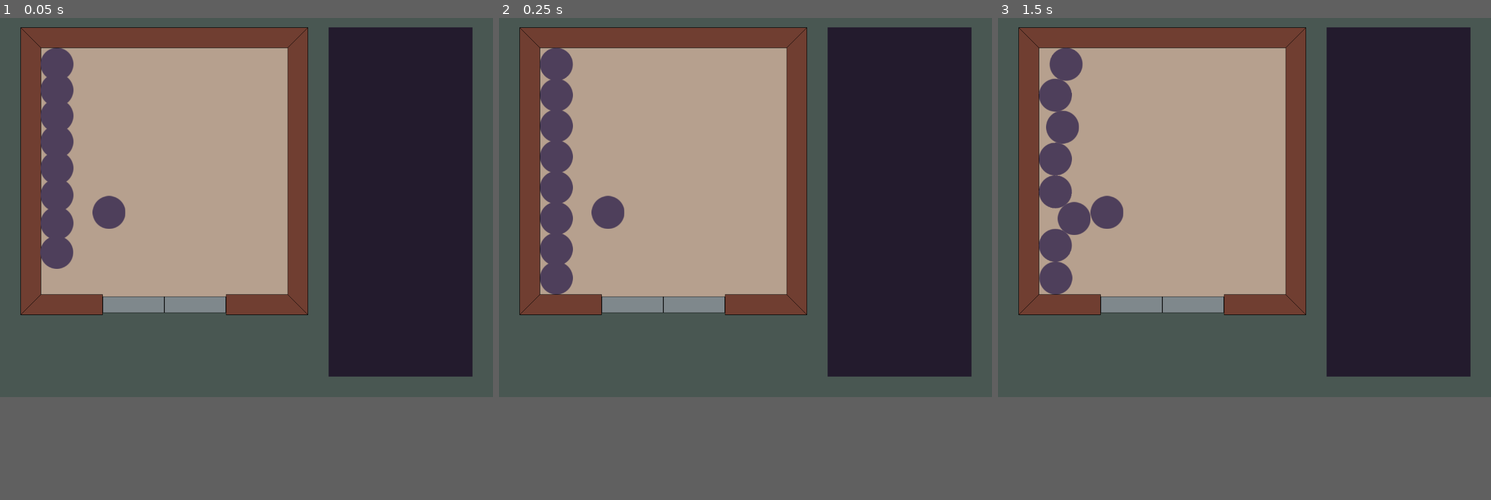
Above: before the commit, frames 1-3 (left to right).
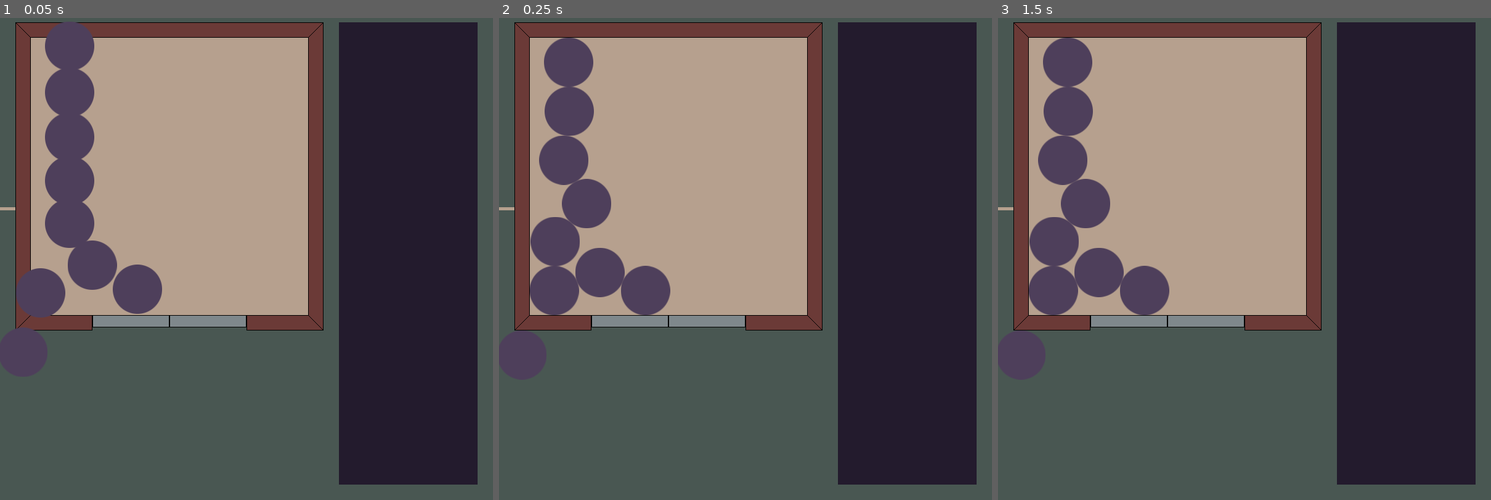
Above: after the commit, the same moments.

Repository: sudo-coffee/ld54
Game: Godot game, scene res://scenes/main_scene.tscn
Two runs of this game, one before a commit and one after it. Both use one fixed random seed, a clock stepped at 60 frames per second and the inputs below.
Inputs:
- Up to frame 1 (0.05 s): no input
- Up to frame 2 (0.25 s): no input
- Up to frame 3 (1.5 s): tap Enter at 1.25 s
In our replay, the window is 800x633 before the commit and 800x800 after it. These sizes can differ from the game's own. Grey fills any space a smaller window leaves; there, only what the larger window draws over its background counts as a difference.

The runs differ from the first frame. In frame 1, 25% of the frame differs, in the area x 0-97%, y 0-97%; in frame 2, 25%; in frame 3, 25%.

Commit message:
Change window and assets to 800x800

Diff:
--- /dev/null
+++ b/frame.tscn
@@ -0,0 +1,20 @@
+[gd_scene load_steps=3 format=3 uid="uid://dmx38ulwadban"]
+
+[ext_resource type="Texture2D" uid="uid://cdls5rxchn4ge" path="res://devart/frame.png" id="1_nm0jl"]
+
+[sub_resource type="RectangleShape2D" id="RectangleShape2D_hgamf"]
+size = Vector2(25, 125)
+
+[node name="Frame" type="StaticBody2D"]
+
+[node name="FrameSprite" type="Sprite2D" parent="."]
+texture = ExtResource("1_nm0jl")
+centered = false
+
+[node name="FrameCollisionLeft" type="CollisionShape2D" parent="."]
+position = Vector2(12.5, 62.5)
+shape = SubResource("RectangleShape2D_hgamf")
+
+[node name="FrameCollisionRight" type="CollisionShape2D" parent="."]
+position = Vector2(12.5, 437.5)
+shape = SubResource("RectangleShape2D_hgamf")
--- a/project.godot
+++ b/project.godot
@@ -17,8 +17,8 @@
 
 [display]
 
-window/size/viewport_width=1200
-window/size/viewport_height=950
+window/size/viewport_width=800
+window/size/viewport_height=800
 
 [physics]
 
--- a/scenes/door.tscn
+++ b/scenes/door.tscn
@@ -3,12 +3,14 @@
 [ext_resource type="Texture2D" uid="uid://de0bauxhv5cqo" path="res://devart/door.png" id="1_ieku2"]
 
 [sub_resource type="RectangleShape2D" id="RectangleShape2D_7i8po"]
-size = Vector2(150, 40)
+size = Vector2(125, 20)
 
 [node name="Door" type="StaticBody2D"]
 
-[node name="DoorCollision" type="CollisionShape2D" parent="."]
-shape = SubResource("RectangleShape2D_7i8po")
-
 [node name="DoorSprite" type="Sprite2D" parent="."]
 texture = ExtResource("1_ieku2")
+centered = false
+
+[node name="DoorCollision" type="CollisionShape2D" parent="."]
+position = Vector2(62.5, 10)
+shape = SubResource("RectangleShape2D_7i8po")
--- a/scenes/main_scene.tscn
+++ b/scenes/main_scene.tscn
@@ -1,102 +1,61 @@
-[gd_scene load_steps=15 format=3 uid="uid://cecnwrbpd3c2o"]
+[gd_scene load_steps=9 format=3 uid="uid://cecnwrbpd3c2o"]
 
 [ext_resource type="Texture2D" uid="uid://dap0yoohtcqt" path="res://devart/floor.png" id="1_f3onb"]
 [ext_resource type="Texture2D" uid="uid://cufi6eu3lvllx" path="res://devart/background.png" id="1_jax02"]
-[ext_resource type="Texture2D" uid="uid://dyktb51wvqy02" path="res://devart/wall.png" id="2_0aoid"]
 [ext_resource type="PackedScene" uid="uid://dmxr40anc7yh2" path="res://scenes/door.tscn" id="2_5v1a8"]
 [ext_resource type="Texture2D" uid="uid://b33ag1i5voc0f" path="res://devart/entry.png" id="3_sryn4"]
 [ext_resource type="Texture2D" uid="uid://d4helyobm3h2j" path="res://devart/chatbox.png" id="5_6qf4q"]
-[ext_resource type="Texture2D" uid="uid://bv2lj5adbwurt" path="res://devart/southwall.png" id="5_jld4p"]
+[ext_resource type="PackedScene" uid="uid://5p38yv3d83ii" path="res://scenes/wall.tscn" id="5_14h17"]
+[ext_resource type="PackedScene" uid="uid://dmx38ulwadban" path="res://frame.tscn" id="6_jyvo4"]
 [ext_resource type="PackedScene" uid="uid://c0lbi3wpt316t" path="res://scenes/test_ball.tscn" id="8_7r5mu"]
-
-[sub_resource type="PhysicsMaterial" id="PhysicsMaterial_n3b2y"]
-
-[sub_resource type="RectangleShape2D" id="RectangleShape2D_ovi5y"]
-size = Vector2(200, 50)
-
-[sub_resource type="RectangleShape2D" id="RectangleShape2D_u84yu"]
-size = Vector2(200, 50)
-
-[sub_resource type="RectangleShape2D" id="RectangleShape2D_8y8qw"]
-size = Vector2(50, 700)
-
-[sub_resource type="RectangleShape2D" id="RectangleShape2D_1s1ca"]
-size = Vector2(50, 700)
-
-[sub_resource type="RectangleShape2D" id="RectangleShape2D_2tl1c"]
-size = Vector2(700, 50)
 
 [node name="MainScene" type="Node2D"]
 
 [node name="Background" type="Sprite2D" parent="."]
 texture = ExtResource("1_jax02")
-offset = Vector2(600, 475)
+centered = false
 
 [node name="Elevator" type="Node2D" parent="."]
-position = Vector2(400, 400)
+position = Vector2(25, 25)
 
 [node name="Doors" type="Node2D" parent="Elevator"]
 position = Vector2(-400, -400)
 
 [node name="DoorLeft" parent="Elevator/Doors" instance=ExtResource("2_5v1a8")]
-position = Vector2(325, 725)
+position = Vector2(525, 875)
 
 [node name="DoorRight" parent="Elevator/Doors" instance=ExtResource("2_5v1a8")]
-position = Vector2(475, 725)
-
-[node name="Walls" type="StaticBody2D" parent="Elevator"]
-physics_material_override = SubResource("PhysicsMaterial_n3b2y")
-
-[node name="WallWest" type="Sprite2D" parent="Elevator/Walls"]
-texture = ExtResource("2_0aoid")
-offset = Vector2(-325, 0)
-
-[node name="WallEast" type="Sprite2D" parent="Elevator/Walls"]
-rotation = -3.14159
-texture = ExtResource("2_0aoid")
-offset = Vector2(-325, 0)
-
-[node name="WallNorth" type="Sprite2D" parent="Elevator/Walls"]
-rotation = 1.5708
-texture = ExtResource("2_0aoid")
-offset = Vector2(-325, 0)
-
-[node name="WallSouth" type="Sprite2D" parent="Elevator/Walls"]
-texture = ExtResource("5_jld4p")
-offset = Vector2(0, 325)
-
-[node name="WallSouthLeftCollision" type="CollisionShape2D" parent="Elevator/Walls"]
-position = Vector2(-250, 325)
-shape = SubResource("RectangleShape2D_ovi5y")
-
-[node name="WallSouthRightCollision" type="CollisionShape2D" parent="Elevator/Walls"]
-position = Vector2(250, 325)
-shape = SubResource("RectangleShape2D_u84yu")
-
-[node name="WallWestCollision" type="CollisionShape2D" parent="Elevator/Walls"]
-position = Vector2(-325, 0)
-shape = SubResource("RectangleShape2D_8y8qw")
-
-[node name="WallEastCollision" type="CollisionShape2D" parent="Elevator/Walls"]
-position = Vector2(325, 0)
-shape = SubResource("RectangleShape2D_1s1ca")
-
-[node name="WallNorthCollision" type="CollisionShape2D" parent="Elevator/Walls"]
-position = Vector2(0, -325)
-shape = SubResource("RectangleShape2D_2tl1c")
+position = Vector2(650, 875)
 
 [node name="Floor" type="Sprite2D" parent="Elevator"]
 texture = ExtResource("1_f3onb")
+centered = false
+offset = Vector2(25, 25)
 
 [node name="Entry" type="Sprite2D" parent="Elevator"]
 texture = ExtResource("3_sryn4")
 offset = Vector2(0, 325)
 
+[node name="WallWest" parent="Elevator" instance=ExtResource("5_14h17")]
+
+[node name="WallNorth" parent="Elevator" instance=ExtResource("5_14h17")]
+position = Vector2(500, 0)
+rotation = 1.5708
+
+[node name="WallEast" parent="Elevator" instance=ExtResource("5_14h17")]
+position = Vector2(500, 500)
+rotation = -3.14159
+
+[node name="WallSouth" parent="Elevator" instance=ExtResource("6_jyvo4")]
+position = Vector2(0, 500)
+rotation = 4.71239
+
 [node name="Chat" type="Node2D" parent="."]
-position = Vector2(975, 475)
+position = Vector2(550, 25)
 
 [node name="Chatbox" type="Sprite2D" parent="Chat"]
 texture = ExtResource("5_6qf4q")
+centered = false
 
 [node name="TestObjects" type="Node2D" parent="."]
 position = Vector2(307, 309)
--- /dev/null
+++ b/scenes/wall.tscn
@@ -0,0 +1,16 @@
+[gd_scene load_steps=3 format=3 uid="uid://5p38yv3d83ii"]
+
+[ext_resource type="Texture2D" uid="uid://dyktb51wvqy02" path="res://devart/wall.png" id="1_hb4jo"]
+
+[sub_resource type="RectangleShape2D" id="RectangleShape2D_gicw3"]
+size = Vector2(25, 500)
+
+[node name="Wall" type="StaticBody2D"]
+
+[node name="WallSprite" type="Sprite2D" parent="."]
+texture = ExtResource("1_hb4jo")
+centered = false
+
+[node name="WallCollision" type="CollisionShape2D" parent="."]
+position = Vector2(12.5, 250)
+shape = SubResource("RectangleShape2D_gicw3")
Binary file changed: devart/background.png
Binary file changed: devart/chatbox.png
Binary file changed: devart/door.png
Binary file changed: devart/floor.png
Binary file added: devart/frame.png
Not shown, added: devart/frame.png.import
Binary file changed: devart/wall.png
